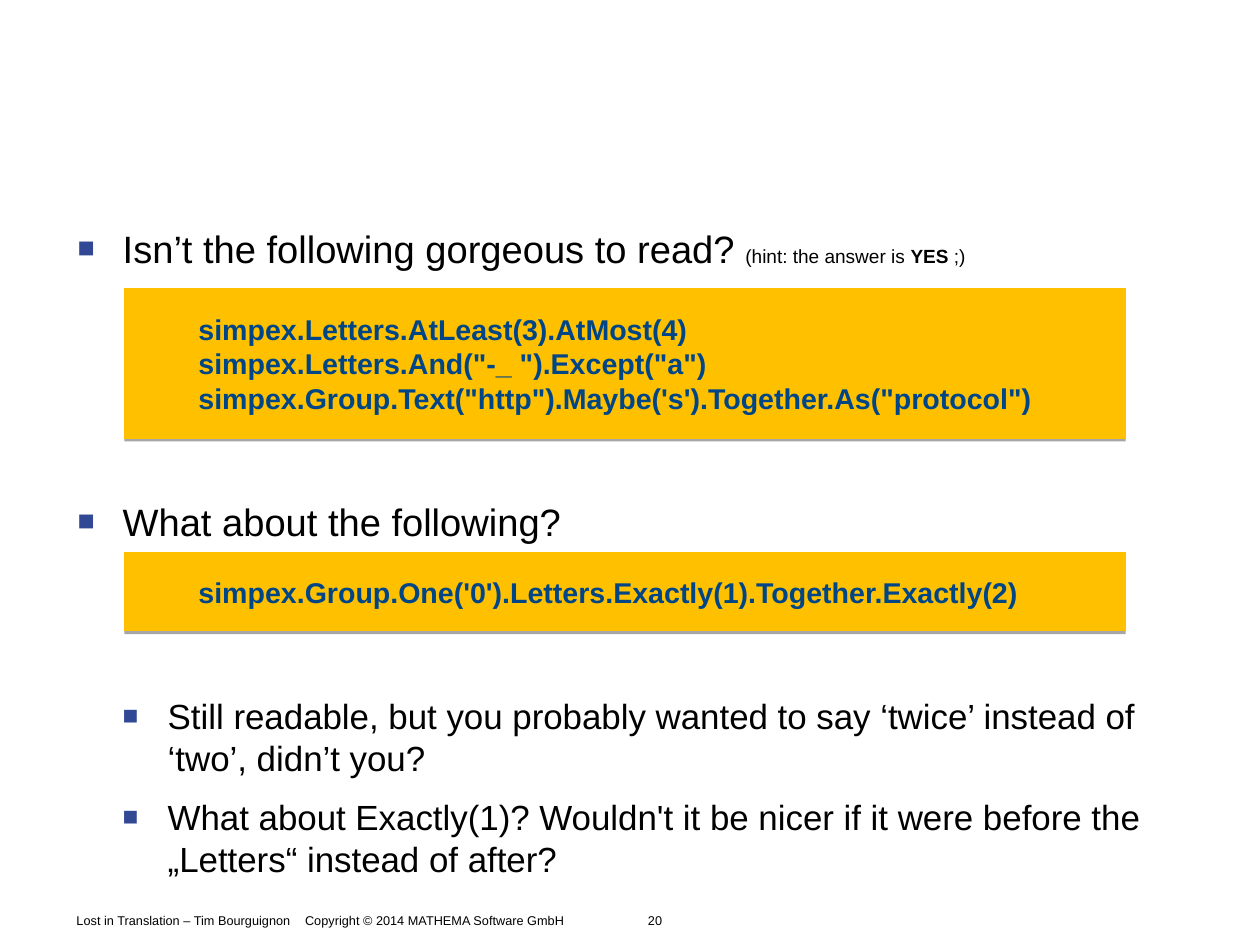
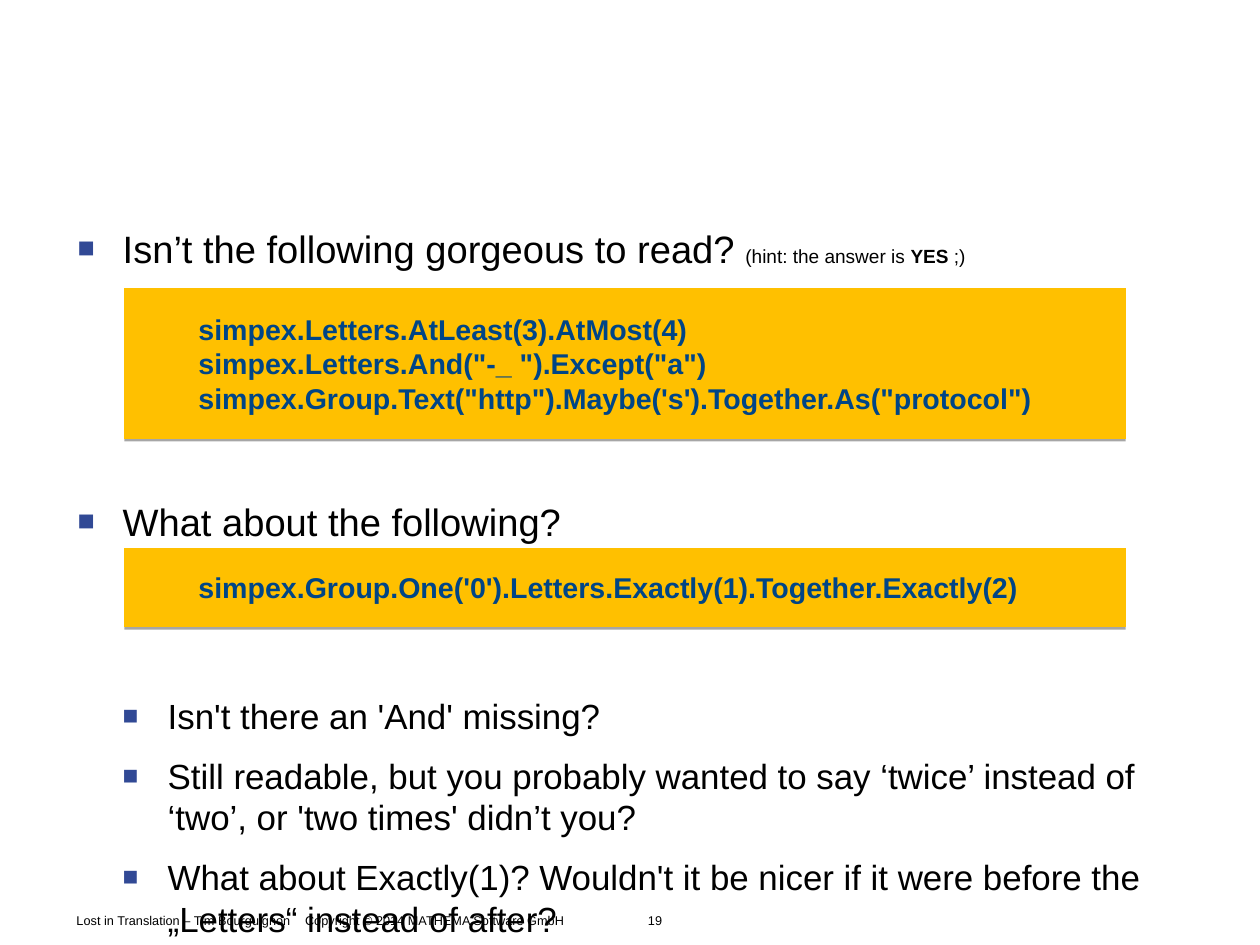
Before and after one commit to Timothep/Talk.LostInTranslation, a slide deck: slide 19 of LostInTranslation.odp (slide 20 before the commit). Drawn at 1260x945 pixels with LibreOffice and Linux fonts; fonts in the diff are those of the drawing; background and template pictures are left out. Boxes give left, top, right and bottom in pixels: in the first picture for what was removed or moved away, otherwise in the second. Text is boxed around its words. In the diff, an @@ line names an element or a change of style, - is before the commit and + after.

```diff
--- a/LostInTranslation.odp
+++ b/LostInTranslation.odp
@@ freeform shape "simpex.Group.One('0').Letters.Exactly(1).Together.Exactly(2)": place and size @@
-freeform shape "simpex.Group.One('0').Letters.Exactly(1).Together.Exactly(2)" at box(125, 552, 1126, 631)
+freeform shape "simpex.Group.One('0').Letters.Exactly(1).Together.Exactly(2)" at box(125, 548, 1126, 627)
@@ text at box(168, 703, 1135, 837): text changed @@
-  ■ Still readable, but you probably wanted to say ‘twice’ instead of ‘two’, didn’t you?
+  ■ Isn't there an 'And' missing?
+  ■ Still readable, but you probably wanted to say ‘twice’ instead of ‘two’, or 'two times' didn’t you?
@@ text at box(76, 915, 662, 928): text changed @@
-Lost in Translation – Tim Bourguignon Copyright © 2014 MATHEMA Software GmbH 20
+Lost in Translation – Tim Bourguignon Copyright © 2014 MATHEMA Software GmbH 19
```
Also in this commit, not shown: 9 other slides changed, 1 slide removed, 4 other files.
